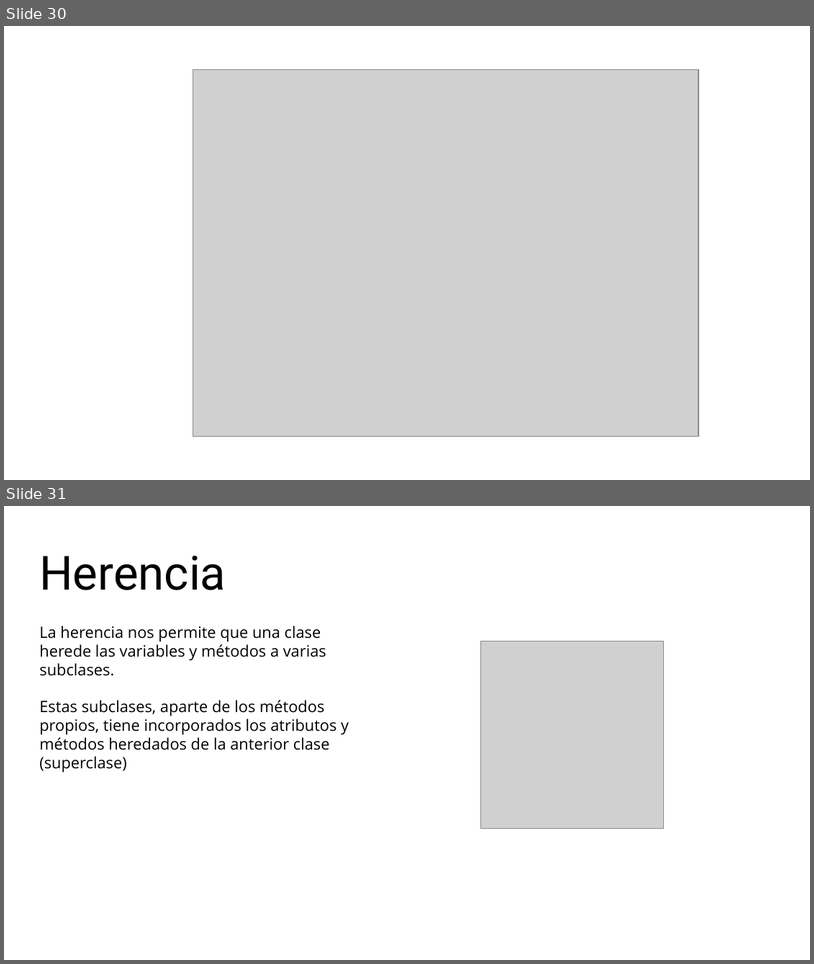
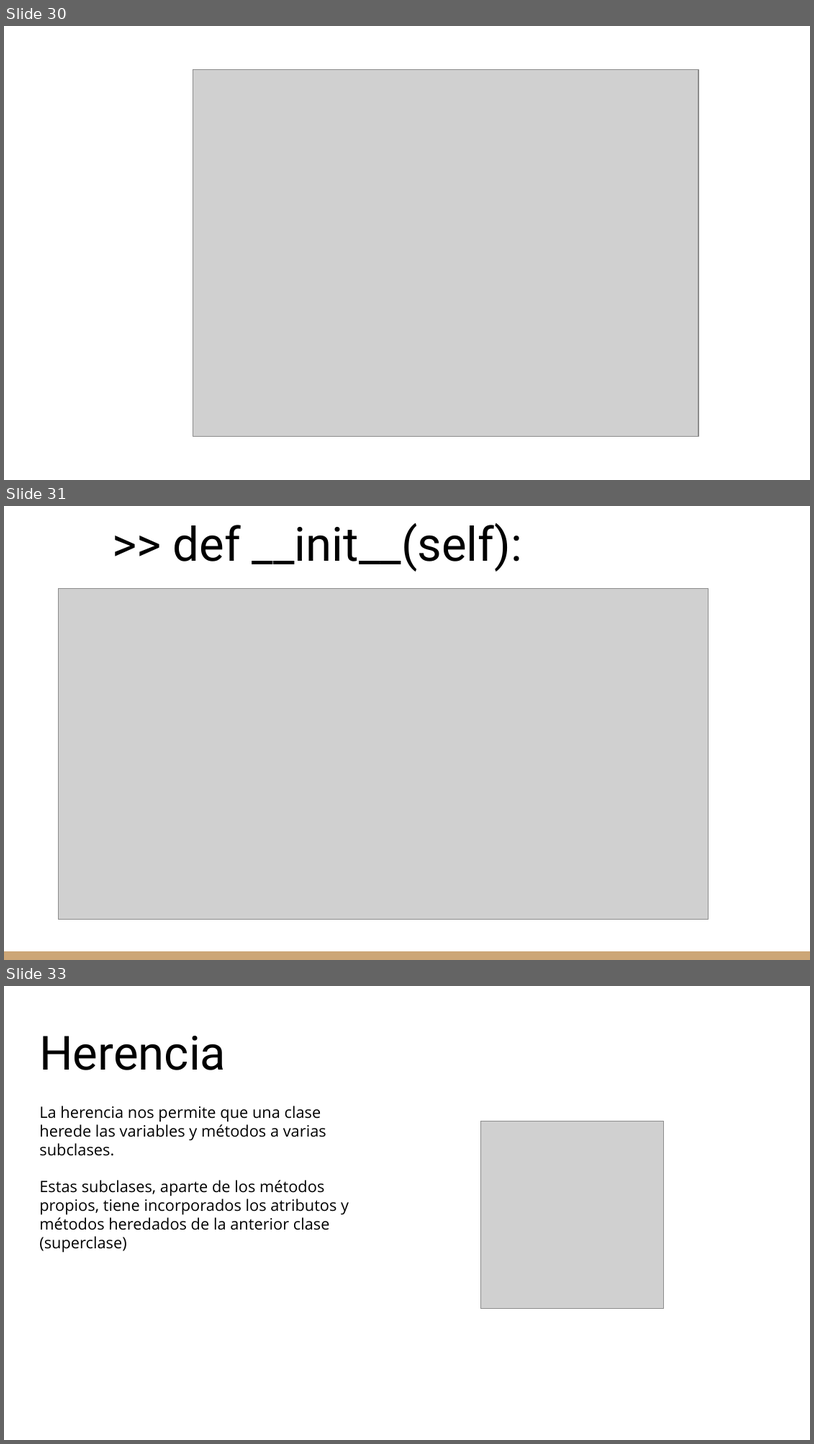
Before and after one commit to cyberh99/python-s-initiations, a slide deck: Python_slides.odp. Shown one above the other, each under a label of ours: slides 30 and 31 before the commit, slides 30, 31 and 33 after it; the slides between them are not shown. The pictures are 814x964 and 814x1444 pixels, drawn with LibreOffice and Linux fonts; fonts in the diff are those of the drawing; grey boxes stand for pictures. Boxes give left, top, right and bottom in pixels: in the first picture for what was removed or moved away, otherwise in the second. Text is boxed around its words. In the diff, an @@ line names an element or a change of style, - is before the commit and + after.

```diff
--- a/Python_slides.odp
+++ b/Python_slides.odp
@@ slide 31 added at (4,506,810,960), background #FFFFFF @@
@@ title added at (173,523,523,572), 42 pt, text #000000 @@
+>> def __init__(self):
@@ picture added at (59,588,709,918) @@
@@ rectangle added at (4,951,810,960), fill #CCA677 @@
@@ what was slide 31 is now slide 33 @@
```
Also in this commit, not shown: 5 other slides added, 4 slides removed, 1 other file.
